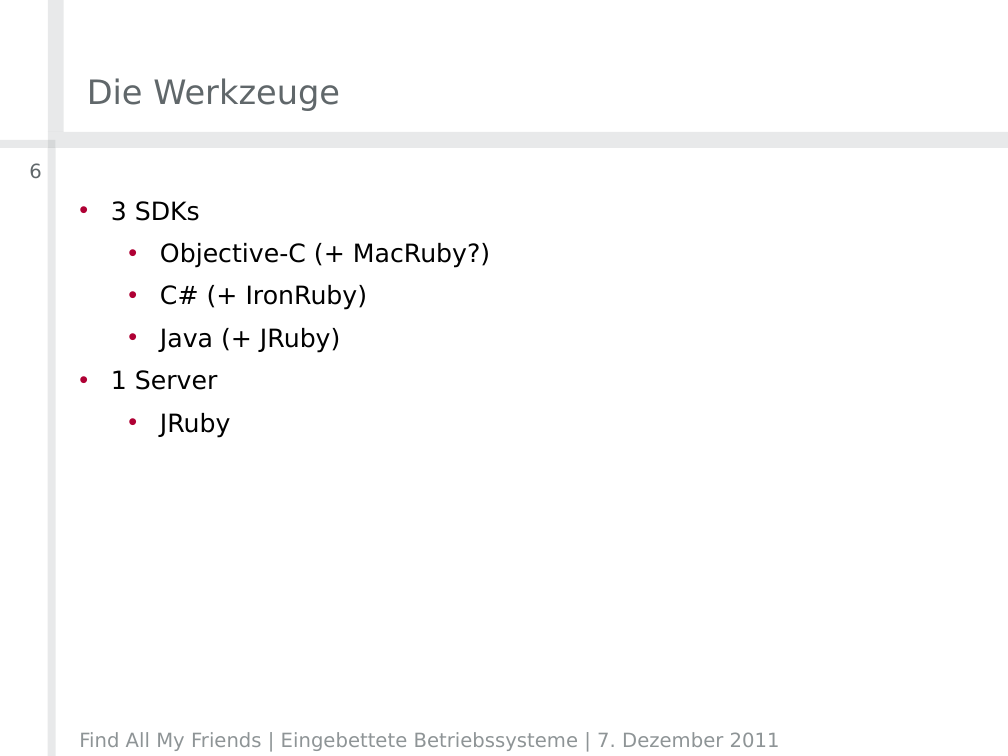
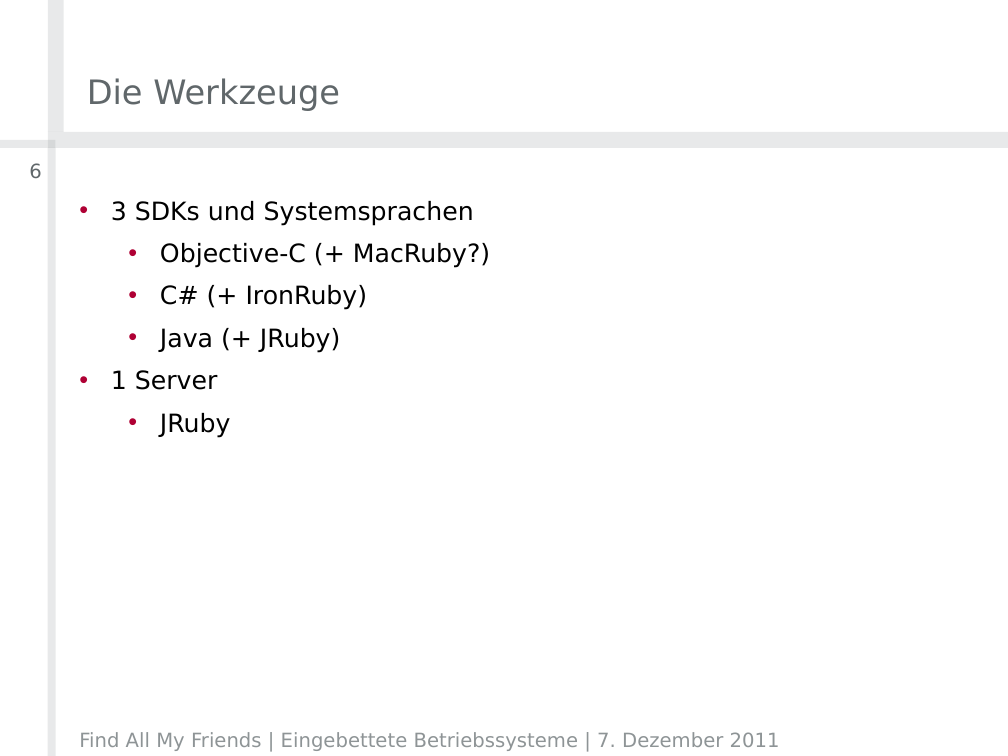
Before and after one commit to timfel/meet4xmas, a slide deck: slide 6 of presentations/2011-12-07_Projektvorstellung.pptx. Drawn at 1008x756 pixels with LibreOffice and Linux fonts; fonts in the diff are those of the drawing; background and template pictures are left out. Boxes give left, top, right and bottom in pixels: in the first picture for what was removed or moved away, otherwise in the second. Text is boxed around its words. In the diff, an @@ line names an element or a change of style, - is before the commit and + after.

```diff
--- a/presentations/2011-12-07_Projektvorstellung.pptx
+++ b/presentations/2011-12-07_Projektvorstellung.pptx
@@ text at <box>111,201,474,226</box>: text changed @@
-• 3 SDKs
+• 3 SDKs und Systemsprachen
```
Also in this commit, not shown: 1 other slide changed, 7 slides added.
